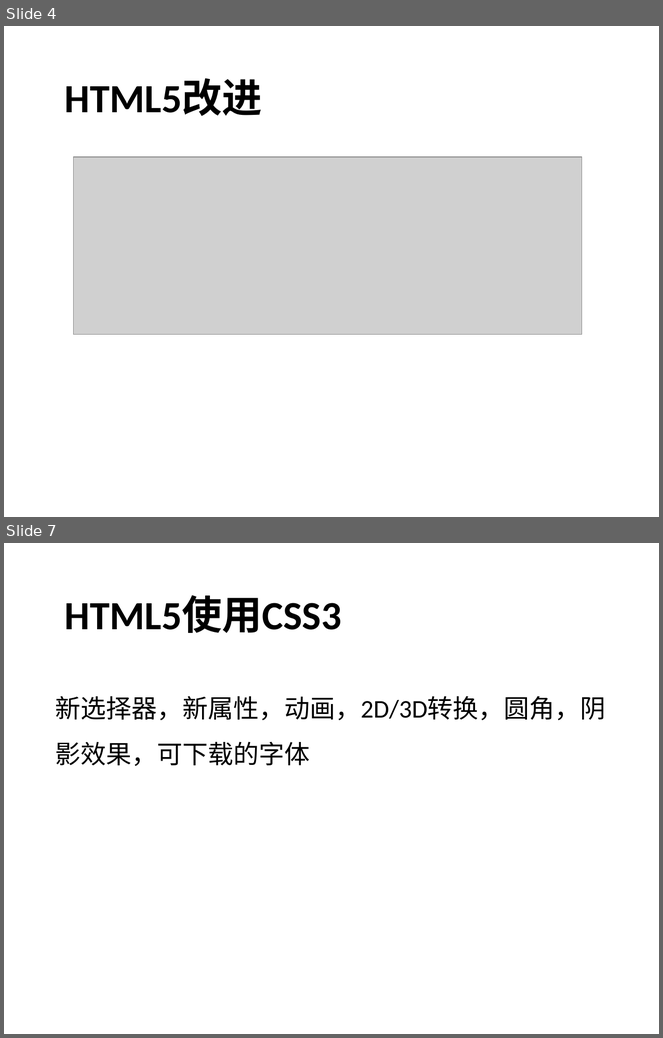
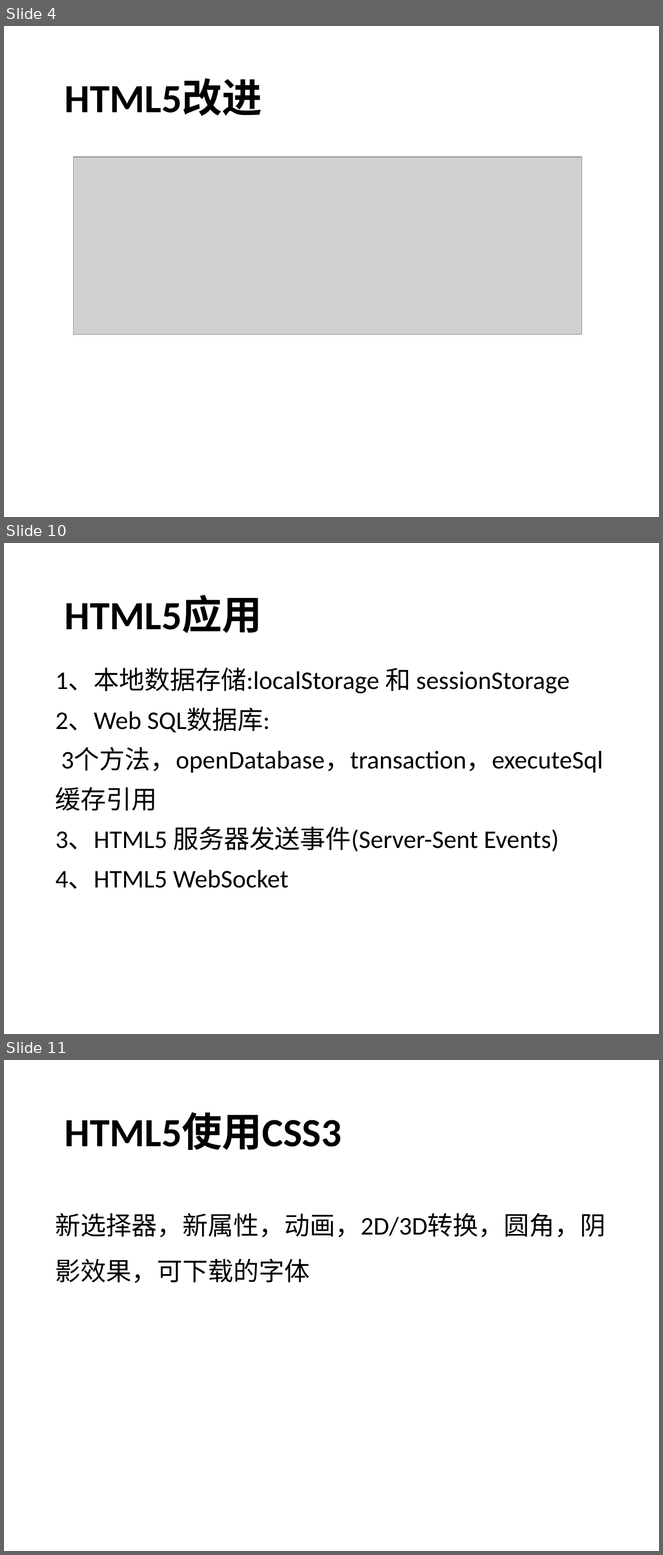
Before and after one commit to EvaSummers/sharing, a slide deck: HTML5_sharing.ppt. Shown one above the other, each under a label of ours: slides 4 and 7 before the commit, slides 4, 10 and 11 after it; the slides between them are not shown. The pictures are 663x1038 and 663x1555 pixels, drawn with LibreOffice and Linux fonts; fonts in the diff are those of the drawing; grey boxes stand for pictures; background and template pictures are left out. Boxes give left, top, right and bottom in pixels: in the first picture for what was removed or moved away, otherwise in the second. Text is boxed around its words. In the diff, an @@ line names an element or a change of style, - is before the commit and + after.

```diff
--- a/HTML5_sharing.ppt
+++ b/HTML5_sharing.ppt
@@ slide 10 added at (4, 543, 659, 1034), background picture (left out) @@
@@ title added at (65, 596, 262, 633), 44 pt, text #000000, bold @@
+HTML5应用
@@ text added at (55, 668, 603, 889), 28 pt, text #000000 @@
+1、本地数据存储:localStorage 和 sessionStorage
+2、Web SQL数据库:
+3个方法，openDatabase，transaction，executeSql
+缓存引用
+3、HTML5 服务器发送事件(Server-Sent Events)
+4、HTML5 WebSocket
@@ what was slide 7 is now slide 11 @@
```
Also in this commit, not shown: 5 other slides added, 3 slides removed, 1 other file.
